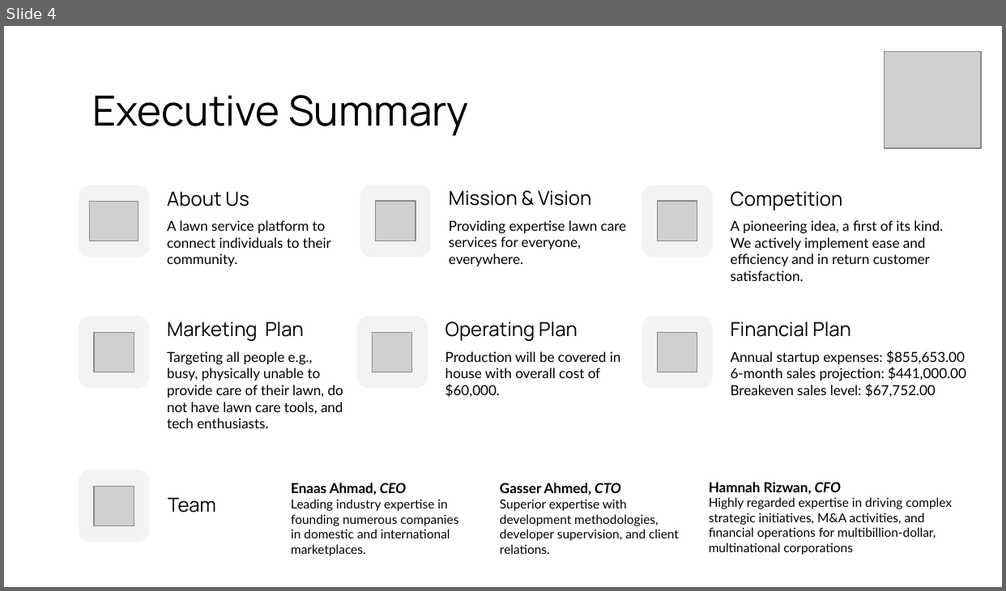
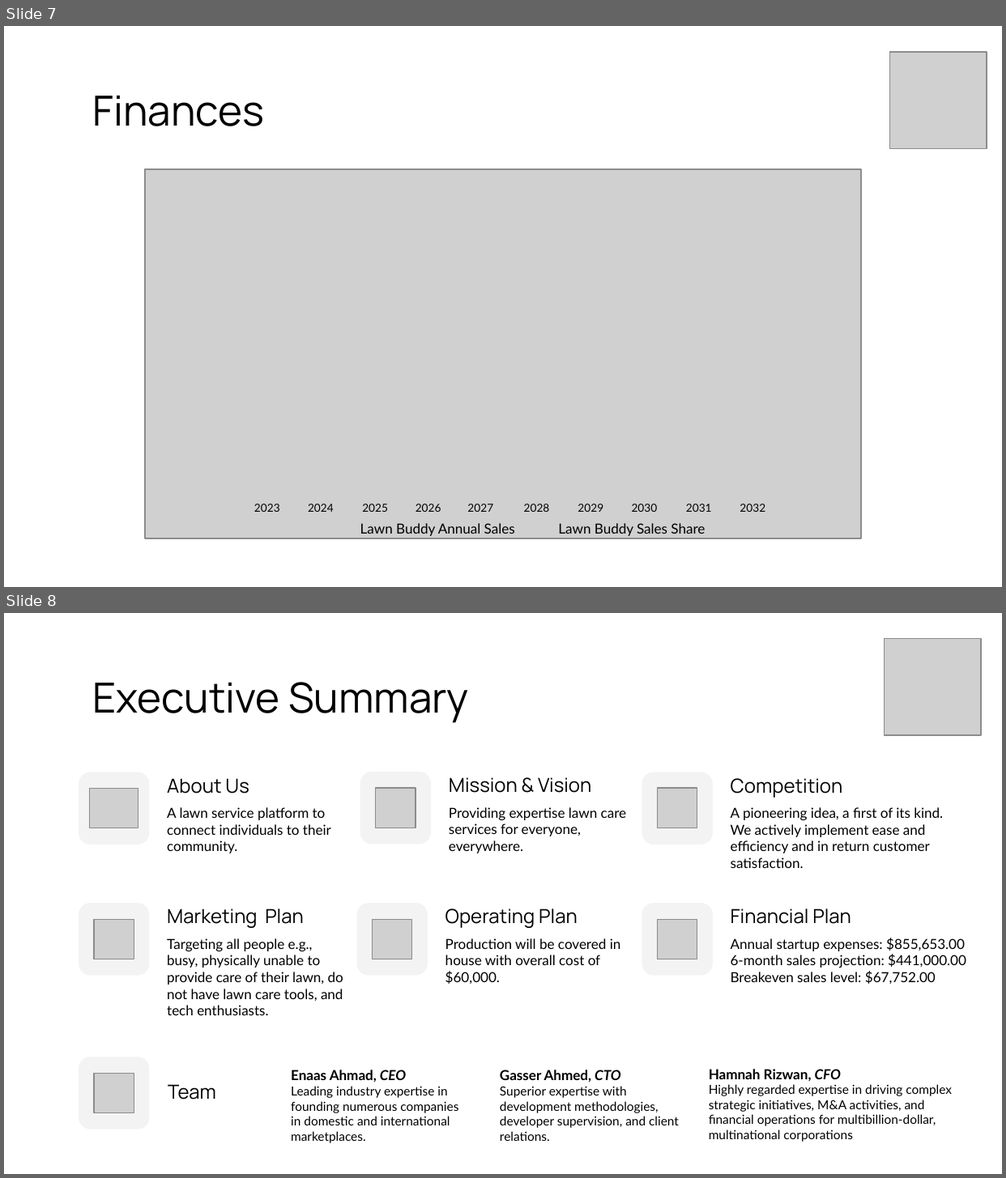
Before and after one commit to gasserahmed/VT-MIT, a slide deck: MGT5804-Leader Tech-Based Org/AI Automation Project/gasser18-AI_automation_project_slides.pptx. Shown one above the other, each under a label of ours: slide 4 before the commit, slides 7 and 8 after it. The pictures are 1006x591 and 1006x1178 pixels, drawn with LibreOffice and Linux fonts; fonts in the diff are those of the drawing; grey boxes stand for pictures. Boxes give left, top, right and bottom in pixels: in the first picture for what was removed or moved away, otherwise in the second. Text is boxed around its words. In the diff, an @@ line names an element or a change of style, - is before the commit and + after.

```diff
--- a/MGT5804-Leader Tech-Based Org/AI Automation Project/gasser18-AI_automation_project_slides.pptx
+++ b/MGT5804-Leader Tech-Based Org/AI Automation Project/gasser18-AI_automation_project_slides.pptx
@@ slide 7 added at <box>4,26,1002,587</box>, background #FFFFFF @@
@@ picture added at <box>890,52,987,149</box> @@
@@ title added at <box>92,95,264,126</box>, 30 pt, text #000000 @@
+Finances
@@ picture added at <box>145,169,860,539</box> @@
@@ text added at <box>254,504,280,512</box>, 8 pt, text #000000 @@
+2023
@@ text added at <box>308,504,334,512</box>, 8 pt, text #000000 @@
+2024
@@ text added at <box>362,504,388,512</box>, 8 pt, text #000000 @@
+2025
@@ text added at <box>415,504,441,512</box>, 8 pt, text #000000 @@
+2026
@@ text added at <box>467,504,493,512</box>, 8 pt, text #000000 @@
+2027
@@ text added at <box>524,504,550,512</box>, 8 pt, text #000000 @@
+2028
@@ text added at <box>577,504,603,512</box>, 8 pt, text #000000 @@
+2029
@@ text added at <box>632,504,658,512</box>, 8 pt, text #000000 @@
+2030
@@ text added at <box>686,504,712,512</box>, 8 pt, text #000000 @@
+2031
@@ text added at <box>739,504,765,512</box>, 8 pt, text #000000 @@
+2032
@@ text added at <box>360,523,515,536</box>, 10 pt, text #000000 @@
+Lawn Buddy Annual Sales
@@ text added at <box>558,523,705,536</box>, 10 pt, text #000000 @@
+Lawn Buddy Sales Share
@@ what was slide 4 is now slide 8 @@
```
Also in this commit, not shown: 4 slides changed, 2 other slides added, 2 other files.
